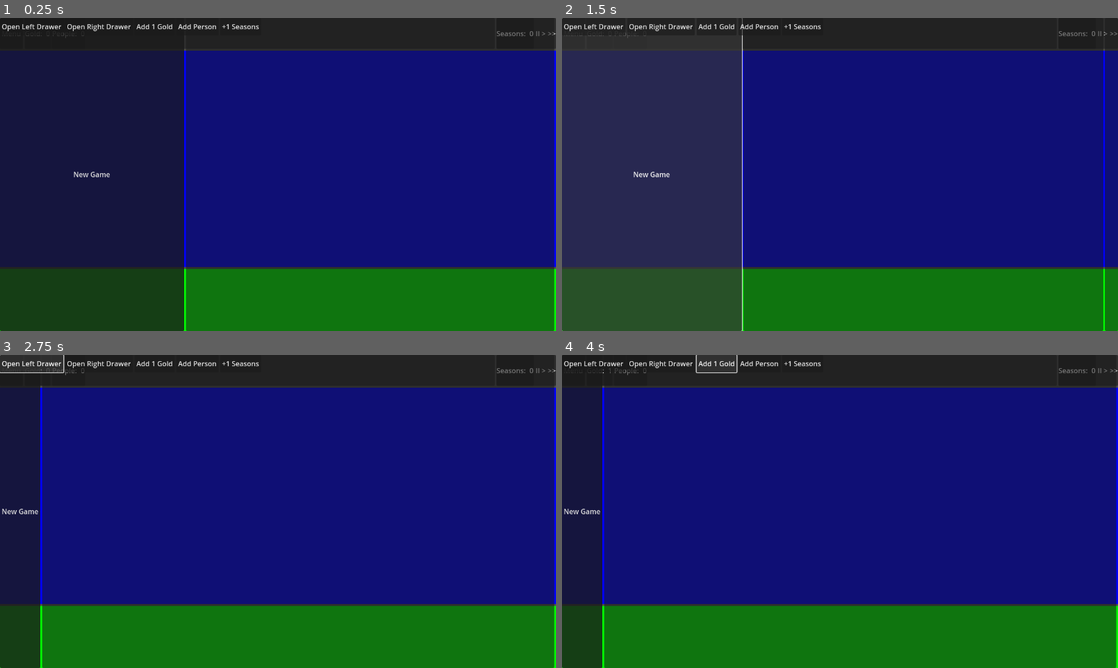
Above: before the commit, frames 1-4 (two rows, left to right).
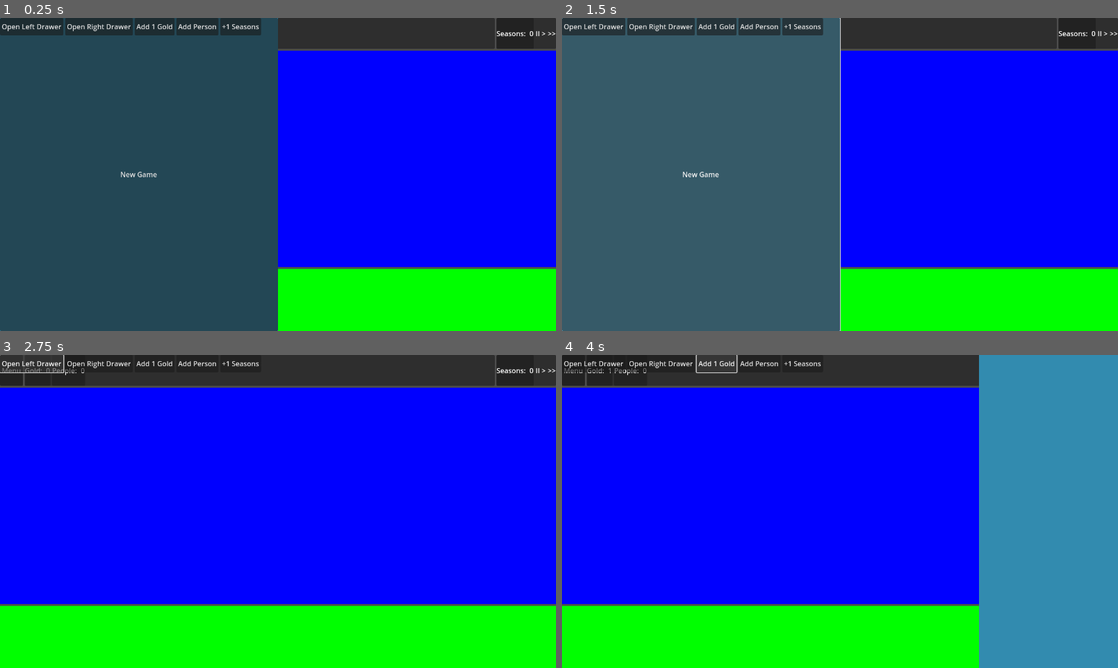
Above: after the commit, the same moments.

Repository: Ditjo/Hamlet
Game: Godot game, scene res://Main.tscn
Same seed, same stepped clock (60 frames per second), same inputs: the game is played once before the commit and once after it.
Inputs:
- Up to frame 1 (0.25 s): no input
- Up to frame 2 (1.5 s): click "New Game" at 0.5 s; click "New Game" at 1.25 s
- Up to frame 3 (2.75 s): click "Open Left Drawer" at 2 s
- Up to frame 4 (4 s): click "Open Right Drawer" at 2.75 s; click "Add 1 Gold" at 3.5 s

The runs differ from the first frame. In frame 1, 92% of the frame differs, in the area x 0-100%, y 0-100%; in frame 2, 93%; in frame 3, 90%; in frame 4, 93%.

Commit message:
Main Menu Draws function done
Main Menu draws can now go in and out and scale with window size

Diff:
--- a/Main.tscn
+++ b/Main.tscn
@@ -81,6 +81,7 @@
 follow_viewport_enabled = true
 
 [node name="Control" type="Control" parent="UI"]
+visible = false
 layout_mode = 3
 anchors_preset = 15
 anchor_right = 1.0
@@ -125,7 +126,6 @@
 color = Color(0, 1, 0, 1)
 
 [node name="MainMenu1" type="Control" parent="UI"]
-visible = false
 layout_mode = 3
 anchors_preset = 15
 anchor_right = 1.0
@@ -140,10 +140,15 @@
 offset_right = 300.0
 grow_vertical = 2
 script = ExtResource("2_uu6xs")
+drawer_width_ratio = 0.5
 
 [node name="ColorRect" type="ColorRect" parent="UI/MainMenu1/LeftDrawer"]
 layout_mode = 2
 color = Color(0.19665563, 0.54633474, 0.685607, 1)
+
+[node name="NewGameBtn" type="Button" parent="UI/MainMenu1/LeftDrawer"]
+layout_mode = 2
+text = "New Game"
 
 [node name="RightDrawer" type="PanelContainer" parent="UI/MainMenu1"]
 layout_direction = 2
--- a/UI/MainMenu/left_drawer.gd
+++ b/UI/MainMenu/left_drawer.gd
@@ -2,21 +2,37 @@
 
 @onready var drawer := self
 var is_open: bool = true
-var drawer_width: int = 300
 @export var animation_time: float = 0.25
+@export_range(0.0, 0.5, 0.05, "How far left draw slides out in %")
+var drawer_width_ratio: float = 0.25
 
 func _ready() -> void:
 	CheatManager.toggle_left_drawer.connect(toggle)
+	get_window().size_changed.connect(_on_window_resized)
+	_on_window_resized()
+
+func get_drawer_width() -> float:
+	return get_window().size.x * drawer_width_ratio
+
+func _on_window_resized() -> void:
+	drawer.size.x = get_drawer_width()
+	if is_open:
+		drawer.position.x = 0
+	else:
+		drawer.position.x = -drawer.size.x
 
 func toggle():
 	var tween: Tween = create_tween()
+	var width: float = 0
+
 	is_open = !is_open
+	if is_open:
+		#Open Drawer
+		width = 0.0
+	else:
+		#Close Drawer
+		width = -drawer.size.x
 
-	if is_open:
-		tween.tween_property(drawer, "position:x", 0, animation_time)\
-		.set_trans(Tween.TRANS_QUAD)\
-		.set_ease(Tween.EASE_OUT)
-	else:
-		tween.tween_property(drawer, "position:x", -drawer_width, animation_time)\
-		.set_trans(Tween.TRANS_QUAD)\
-		.set_ease(Tween.EASE_OUT)
+	tween.tween_property(drawer, "position:x", width, animation_time)\
+	.set_trans(Tween.TRANS_QUAD)\
+	.set_ease(Tween.EASE_OUT)
--- a/UI/MainMenu/right_drawer.gd
+++ b/UI/MainMenu/right_drawer.gd
@@ -2,22 +2,37 @@
 
 @onready var drawer := self
 var is_open: bool = false
-var drawer_width: int = 300
 @export var animation_time: float = 0.25
+@export_range(0.0, 0.5, 0.05, "How far left draw slides out in %")
+var drawer_width_ratio: float = 0.25
 
 func _ready() -> void:
 	CheatManager.toggle_right_drawer.connect(toggle)
-	position.x = get_viewport_rect().size.x
+	get_viewport().size_changed.connect(_on_window_resized)
+	_on_window_resized()
+
+func get_drawer_width() -> float:
+	return get_window().size.x * drawer_width_ratio
+
+func _on_window_resized() -> void:
+	drawer.size.x = get_drawer_width()
+	if is_open:
+		drawer.position.x = get_window().size.x - get_drawer_width()
+	else:
+		drawer.position.x = get_window().size.x
 
 func toggle():
 	var tween: Tween = create_tween()
+	var width: float = 0
+
 	is_open = !is_open
+	if is_open:
+		#Open Drawer
+		width = get_window().size.x - get_drawer_width()
+	else:
+		#Close Drawer
+		width = get_window().size.x
 
-	if is_open:
-		tween.tween_property(drawer, "position:x", get_viewport_rect().size.x - drawer_width, animation_time)\
-		.set_trans(Tween.TRANS_QUAD)\
-		.set_ease(Tween.EASE_OUT)
-	else:
-		tween.tween_property(drawer, "position:x", get_viewport_rect().size.x, animation_time)\
-		.set_trans(Tween.TRANS_QUAD)\
-		.set_ease(Tween.EASE_OUT)
+	tween.tween_property(drawer, "position:x", width, animation_time)\
+	.set_trans(Tween.TRANS_QUAD)\
+	.set_ease(Tween.EASE_OUT)
